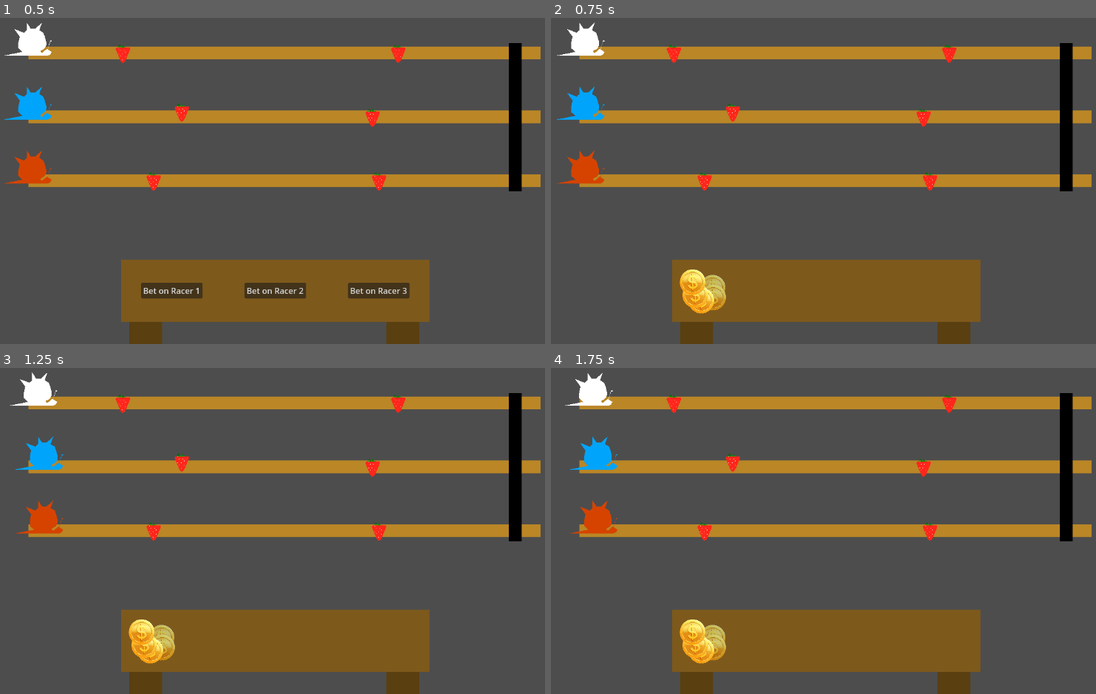
Above: before the commit, frames 1-4 (two rows, left to right).
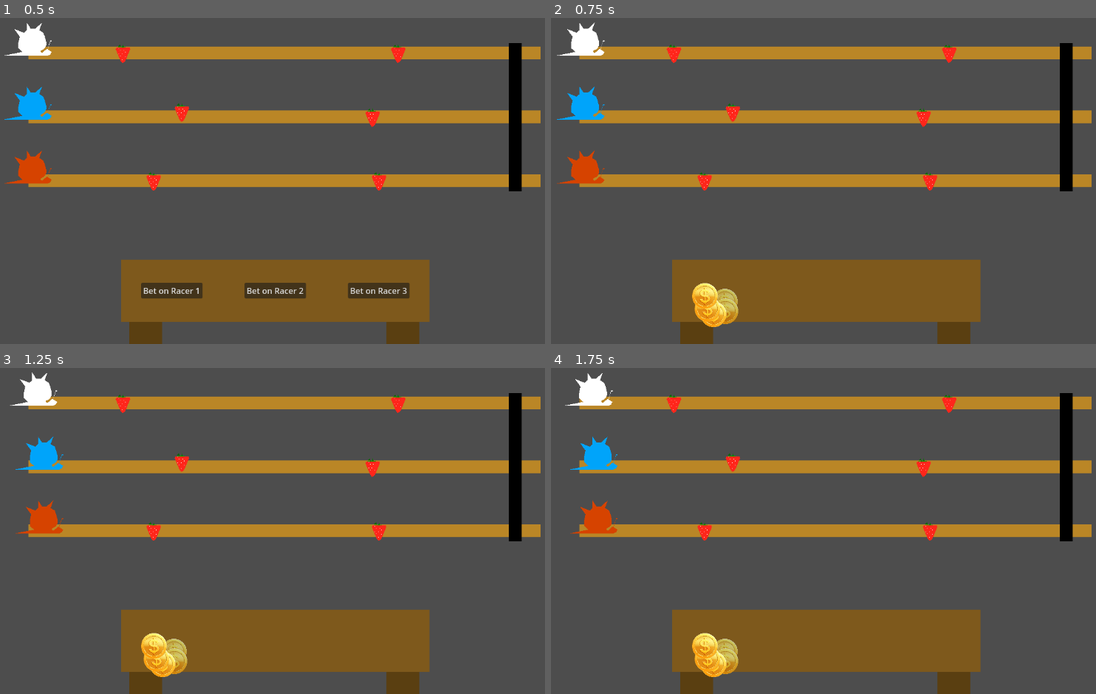
Above: after the commit, the same moments.

Repository: pradoh97/snail-race
Game: Godot game, scene res://level.tscn
The game is run twice, just before and just after one commit, with the same random seed, the same clock (stepped at 60 frames per second) and the same inputs.
Inputs:
- Up to frame 1 (0.5 s): no input
- Up to frame 2 (0.75 s): click "Bet on Racer 1" at 0.5 s
- Up to frame 3 (1.25 s): no input
- Up to frame 4 (1.75 s): no input

Frame 1 is identical in both runs. In frame 2, 1.2% of the frame differs, in the area x 23-35%, y 77-95%; in frame 3, 1.2%; in frame 4, 1.2%.

Commit message:
Fix sizing

Diff:
--- a/bets/medium_bet.tscn
+++ b/bets/medium_bet.tscn
@@ -3,6 +3,7 @@
 [ext_resource type="Texture2D" uid="uid://bqshskxmw7x7g" path="res://coin.png" id="1_bjihy"]
 
 [node name="MediumBet" type="Control"]
+custom_minimum_size = Vector2(90, 90)
 layout_mode = 3
 anchor_right = 0.010000001
 anchor_bottom = 0.022000002
@@ -12,10 +13,10 @@
 [node name="TextureRect" type="TextureRect" parent="."]
 modulate = Color(0.78352344, 0.7835234, 0.7835234, 1)
 layout_mode = 0
-offset_left = 15.0
-offset_top = -15.0
-offset_right = 65.0
-offset_bottom = 35.0
+offset_left = 39.0
+offset_top = 12.0
+offset_right = 89.0
+offset_bottom = 62.0
 size_flags_horizontal = 4
 size_flags_vertical = 7
 size_flags_stretch_ratio = 0.35
@@ -26,10 +27,10 @@
 [node name="TextureRect2" type="TextureRect" parent="."]
 modulate = Color(0.8217887, 0.82178867, 0.82178867, 1)
 layout_mode = 0
-offset_left = 16.0
-offset_top = 4.0
-offset_right = 66.0
-offset_bottom = 54.0
+offset_left = 40.0
+offset_top = 31.0
+offset_right = 90.0
+offset_bottom = 81.0
 size_flags_horizontal = 4
 size_flags_vertical = 7
 size_flags_stretch_ratio = 0.35
@@ -39,10 +40,10 @@
 
 [node name="TextureRect3" type="TextureRect" parent="."]
 layout_mode = 0
-offset_left = -7.0
-offset_top = 10.0
-offset_right = 43.0
-offset_bottom = 60.0
+offset_left = 17.0
+offset_top = 37.0
+offset_right = 67.0
+offset_bottom = 87.0
 size_flags_horizontal = 4
 size_flags_vertical = 7
 size_flags_stretch_ratio = 0.35
@@ -52,10 +53,10 @@
 
 [node name="TextureRect4" type="TextureRect" parent="."]
 layout_mode = 0
-offset_left = -19.0
-offset_top = -1.0
-offset_right = 31.0
-offset_bottom = 49.0
+offset_left = 5.0
+offset_top = 26.0
+offset_right = 55.0
+offset_bottom = 76.0
 size_flags_horizontal = 4
 size_flags_vertical = 7
 size_flags_stretch_ratio = 0.35
@@ -65,10 +66,9 @@
 
 [node name="TextureRect5" type="TextureRect" parent="."]
 layout_mode = 0
-offset_left = -24.0
-offset_top = -26.0
-offset_right = 26.0
-offset_bottom = 24.0
+offset_top = 1.0
+offset_right = 50.0
+offset_bottom = 51.0
 size_flags_horizontal = 4
 size_flags_vertical = 7
 size_flags_stretch_ratio = 0.35
--- a/bets/small_bet.tscn
+++ b/bets/small_bet.tscn
@@ -3,6 +3,7 @@
 [ext_resource type="Texture2D" uid="uid://bqshskxmw7x7g" path="res://coin.png" id="1_sxfpa"]
 
 [node name="SmallBet" type="Control"]
+custom_minimum_size = Vector2(30, 30)
 layout_mode = 3
 anchor_right = 0.009000001
 anchor_bottom = 0.015000001
@@ -14,6 +15,8 @@
 anchors_preset = 15
 anchor_right = 1.0
 anchor_bottom = 1.0
+grow_horizontal = 2
+grow_vertical = 2
 size_flags_horizontal = 4
 size_flags_vertical = 7
 size_flags_stretch_ratio = 0.35
